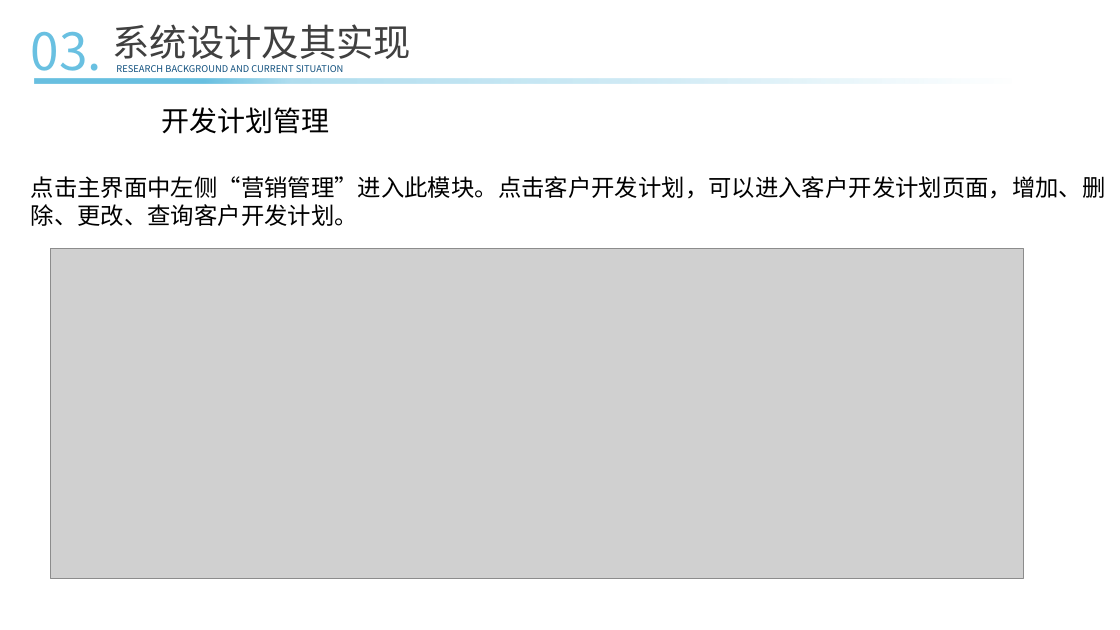
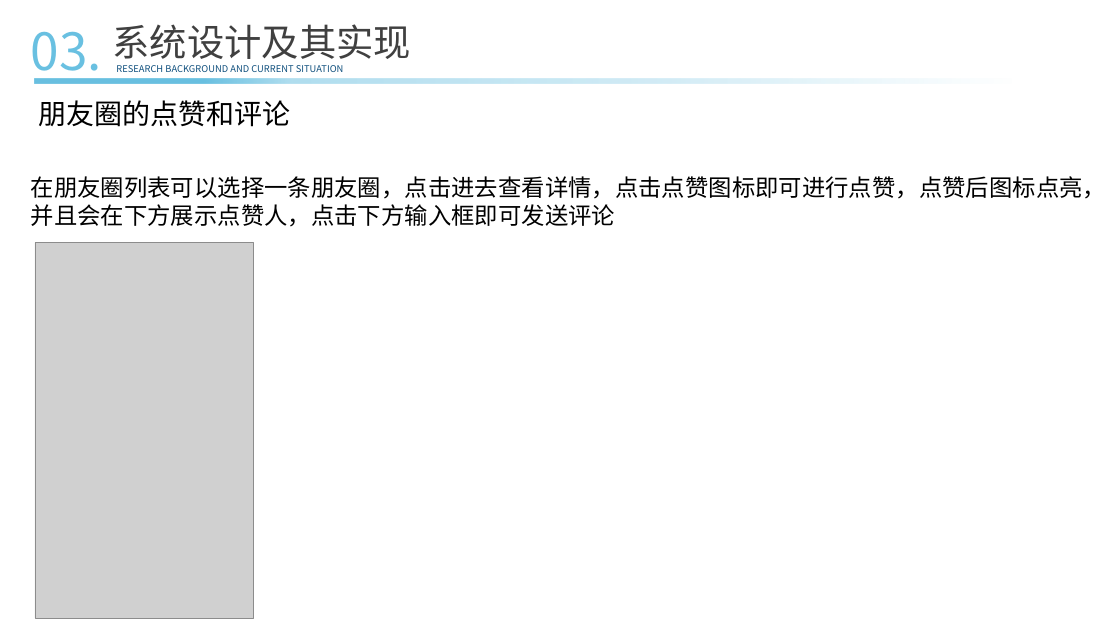
Before and after one commit to ConsoleLZ/chat-app, a slide deck: slide 28 of 毕业论文/毕业答辩(系统开发）.pptx. Drawn at 1120x630 pixels with LibreOffice and Linux fonts; fonts in the diff are those of the drawing; grey boxes stand for pictures. Boxes give left, top, right and bottom in pixels: in the first picture for what was removed or moved away, otherwise in the second. Text is boxed around its words. In the diff, an @@ line names an element or a change of style, - is before the commit and + after.

```diff
--- a/毕业论文/毕业答辩(系统开发）.pptx
+++ b/毕业论文/毕业答辩(系统开发）.pptx
@@ rectangle "朋友圈的点赞和评论": place and size @@
-rectangle "朋友圈的点赞和评论" at [90, 100, 401, 140]
+rectangle "朋友圈的点赞和评论" at [8, 93, 319, 134]
@@ text in rectangle at [38, 100, 290, 127]: text changed @@
-开发计划管理
+朋友圈的点赞和评论
@@ text in rectangle at [31, 176, 1106, 227]: text changed @@
-点击主界面中左侧“营销管理”进入此模块。点击客户开发计划，可以进入客户开发计划页面，增加、删除、更改、查询客户开发计划。
+在朋友圈列表可以选择一条朋友圈，点击进去查看详情，点击点赞图标即可进行点赞，点赞后图标点亮，并且会在下方展示点赞人，点击下方输入框即可发送评论
@@ picture added at [35, 243, 254, 618] @@
@@ picture removed at [50, 249, 1023, 579] @@
```
Also in this commit, not shown: 11 other slides changed, 1 slide added, 2 slides removed.
